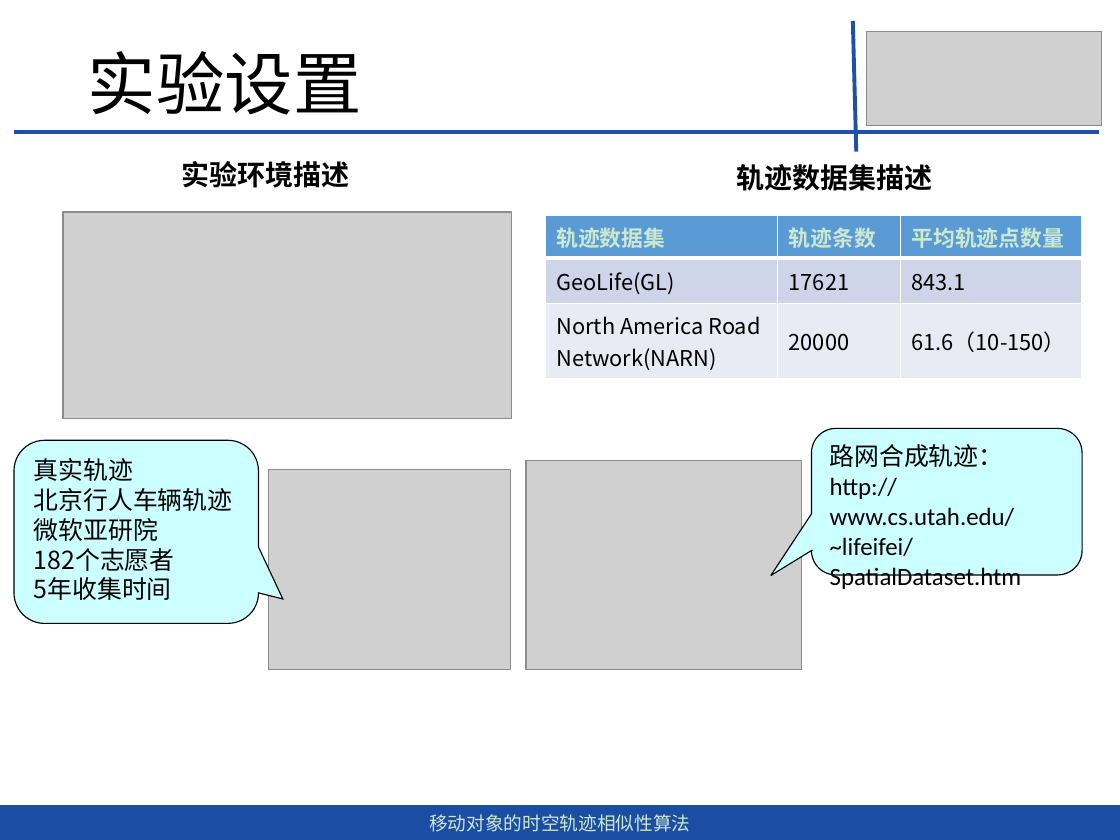
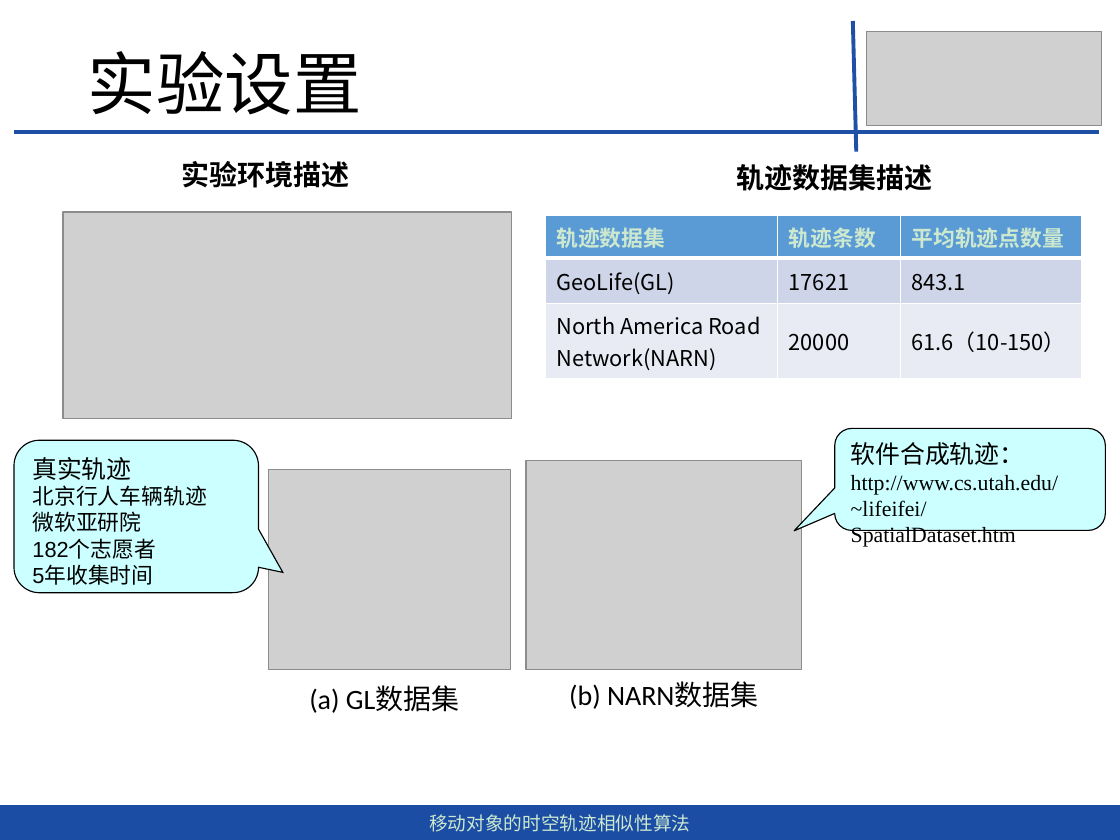
Before and after one commit to dingguangwei/biyelunwen, a slide deck: slide 29 of 移动对象的时空轨迹相似性查询算法-丁光伟-第2版.pptx (slide 27 before the commit). Drawn at 1120x840 pixels with LibreOffice and Linux fonts; fonts in the diff are those of the drawing; grey boxes stand for pictures. Boxes give left, top, right and bottom in pixels: in the first picture for what was removed or moved away, otherwise in the second. Text is boxed around its words. In the diff, an @@ line names an element or a change of style, - is before the commit and + after.

```diff
--- a/移动对象的时空轨迹相似性查询算法-丁光伟-第2版.pptx
+++ b/移动对象的时空轨迹相似性查询算法-丁光伟-第2版.pptx
@@ rounded speech box "真实轨迹": place and size @@
-rounded speech box "真实轨迹" at [13,440,258,623]
+rounded speech box "真实轨迹" at [13,440,258,592]
@@ rounded speech box "软件合成轨迹：": place and size @@
-rounded speech box "软件合成轨迹：" at [812,429,1083,576]
+rounded speech box "软件合成轨迹：" at [834,429,1105,531]
@@ text in rounded speech box at [851,442,1025,465]: text changed @@
-路网合成轨迹：
+软件合成轨迹：
@@ text in rounded speech box at [851,475,1058,547]: size 16 to 14 pt, font Calibri to Times New Roman in "http://www.cs.utah.edu/~lifeifei/SpatialDataset.htm" @@
@@ text in rounded speech box at [32,485,206,585]: size 16 to 14 pt, font Noto Sans CJK SC to Arial in "北京行人车辆轨迹", "微软亚研院", "182个志愿者", "5年收集时间" @@
@@ text added at [309,686,459,713], 18 pt, text #000000 @@
+(a) GL数据集
@@ text added at [569,681,759,709], 18 pt, text #000000 @@
+(b) NARN数据集
```
Also in this commit, not shown: 18 other slides changed, 3 slides added, 1 slide removed, 4 other files.
